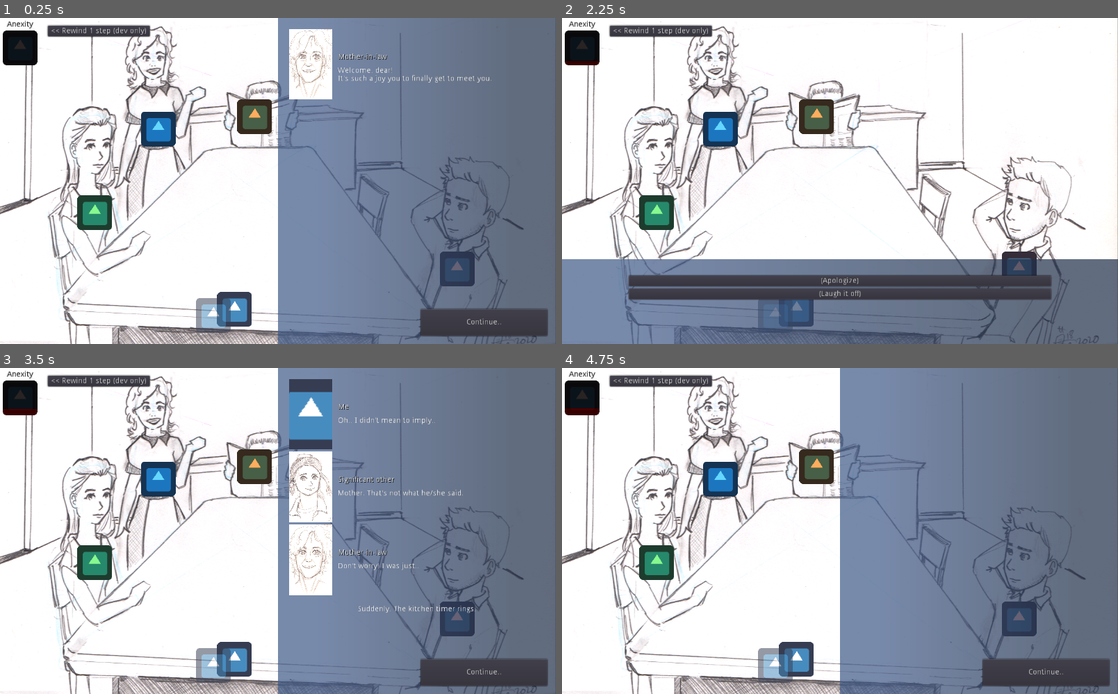
Above: before the commit, frames 1-4 (two rows, left to right).
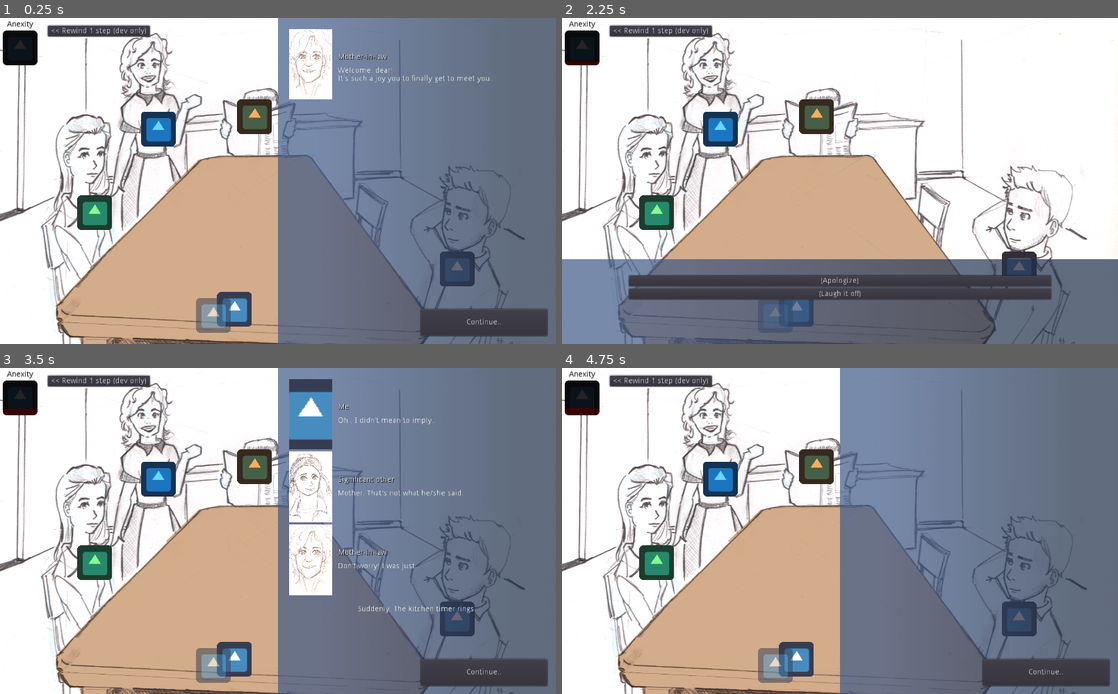
Above: after the commit, the same moments.

Repository: jordgubben/gw24-fam-andersson
Game: Godot game, scene res://FamilyDinner.tscn
The game is run twice, just before and just after one commit, with the same random seed, the same clock (stepped at 60 frames per second) and the same inputs. The engine's default icon, where the game draws it, is replaced by a stand-in: a white triangle on a blue panel in a dark square.
Inputs:
- Up to frame 1 (0.25 s): no input
- Up to frame 2 (2.25 s): click "Continue.." at 0.5 s; click "It's great to finally meet my…" at 1.25 s; click "Continue.." at 2 s
- Up to frame 3 (3.5 s): click "(Apologize)" at 2.75 s
- Up to frame 4 (4.75 s): click "<< Rewind 1 step (dev only)" at 3.5 s; click "(Laugh it off)" at 4.25 s

The runs differ from the first frame. In frame 1, 36% of the frame differs, in the area x 0-97%, y 1-100%; in frame 2, 32%; in frame 3, 34%; in frame 4, 36%.

Commit message:
Cut out dining room table into a separate sprite

Diff:
--- a/FamilyDinner.tscn
+++ b/FamilyDinner.tscn
@@ -12,6 +12,7 @@
 [ext_resource path="res://Conversation.gd" type="Script" id=10]
 [ext_resource path="res://ui/AnexityBar.tscn" type="PackedScene" id=11]
 [ext_resource path="res://FamilyDinner_bg.png" type="Texture" id=12]
+[ext_resource path="res://FamilyDinner_table.png" type="Texture" id=13]
 
 [sub_resource type="Animation" id=1]
 resource_name = "blackout_anim"
@@ -128,6 +129,12 @@
 
 [node name="dining_room" type="Node2D" parent="."]
 
+[node name="table" type="Sprite" parent="dining_room"]
+modulate = Color( 0.827451, 0.678431, 0.545098, 1 )
+position = Vector2( 447.193, 435.592 )
+scale = Vector2( 0.85, 0.85 )
+texture = ExtResource( 13 )
+
 [node name="occupants" type="Node" parent="dining_room"]
 
 [node name="mother-in-law" type="Sprite" parent="dining_room/occupants"]
@@ -185,8 +192,9 @@
 speaker_portrait = ExtResource( 4 )
 
 [node name="bg" type="Sprite" parent="dining_room"]
-position = Vector2( 512.74, 283.961 )
-scale = Vector2( 0.83557, 0.83557 )
+position = Vector2( 507.512, 300.889 )
+scale = Vector2( 0.85, 0.85 )
+z_index = -2
 texture = ExtResource( 12 )
 __meta__ = {
 "_edit_lock_": true
Not shown: 1 places in FamilyDinner.tscn that only renumber resources
Binary file added: FamilyDinner_table.png
Not shown, added: FamilyDinner_table.png.import
